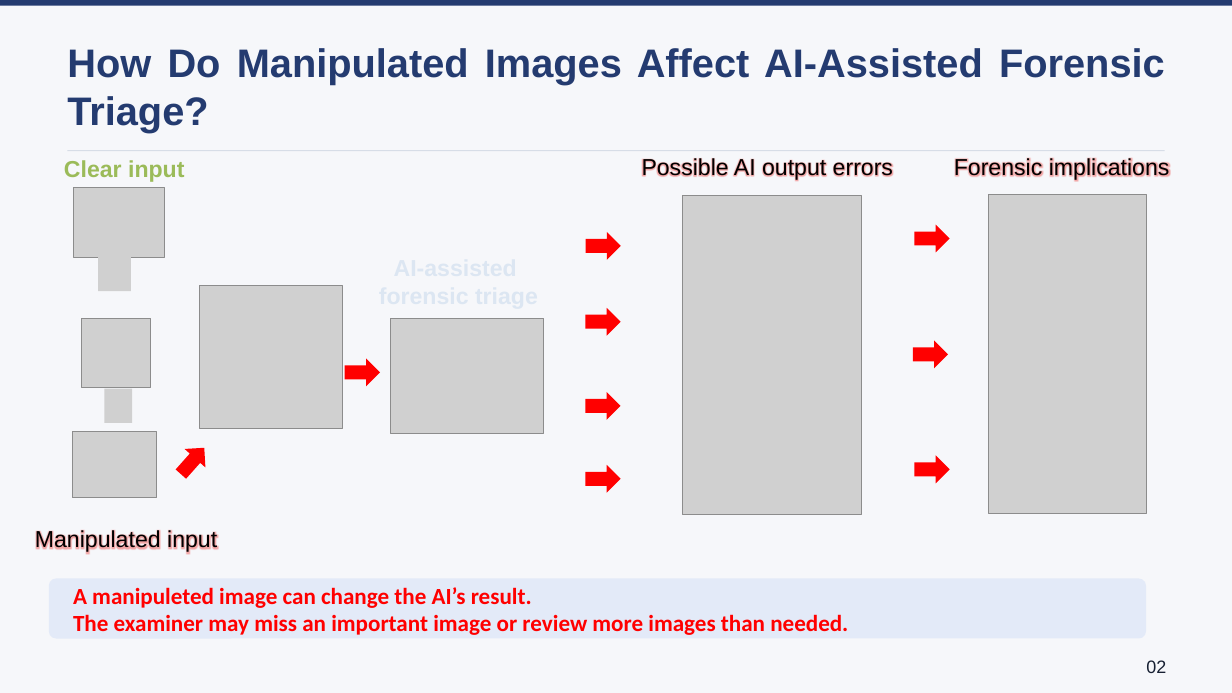
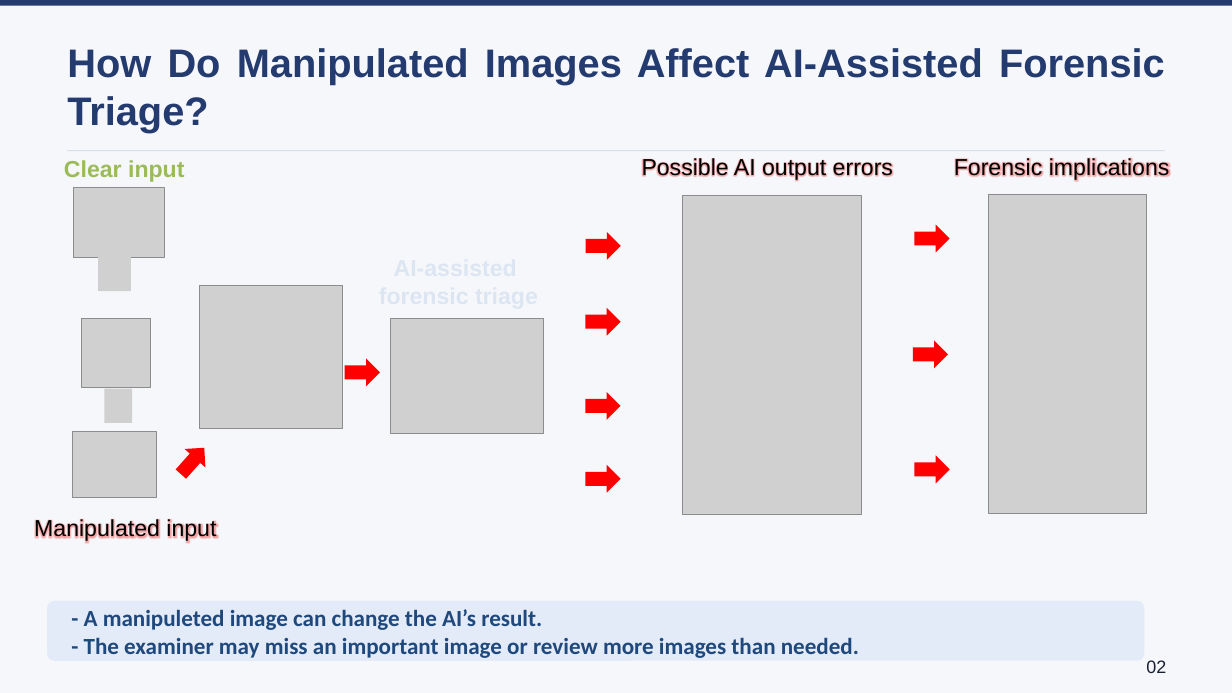
Before and after one commit to lmolinario/Molinario_Thesis_Defense_2026, a slide deck: slide 3 of Molinario_Thesis_Defense_2026.pptx. Drawn at 1232x693 pixels with LibreOffice and Linux fonts; fonts in the diff are those of the drawing; grey boxes stand for pictures; background and template pictures are left out. Boxes give left, top, right and bottom in pixels: in the first picture for what was removed or moved away, otherwise in the second. Text is boxed around its words. In the diff, an @@ line names an element or a change of style, - is before the commit and + after.

```diff
--- a/Molinario_Thesis_Defense_2026.pptx
+++ b/Molinario_Thesis_Defense_2026.pptx
@@ text "Manipulated input": place and size @@
-text "Manipulated input" at box(35, 529, 217, 553)
+text "Manipulated input" at box(34, 518, 216, 542)
@@ rounded rectangle: place and size @@
-rounded rectangle at box(49, 579, 1146, 639)
+rounded rectangle at box(47, 601, 1144, 661)
@@ text at box(84, 609, 859, 658): text changed; text colour #FF0000 to #1F497D @@
-A manipuleted image can change the AI’s result.
-The examiner may miss an important image or review more images than needed.
+- A manipuleted image can change the AI’s result.
+- The examiner may miss an important image or review more images than needed.
```
Also in this commit, not shown: 11 other slides changed.
